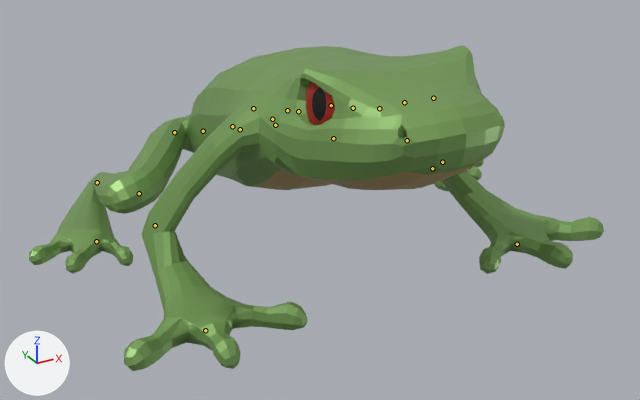
Two versions of the glTF model public/assets/jeep/animals/Frog.glb, one commit apart.
Rendered twice from a 50 mm lens placed at (-2.53, -4.77, 2.54), pointed at (-0.05, -0.26, 0.28). The lights are fixed; the arrows at lower left show +X, +Y and +Z. The first picture is the older version. Both versions are drawn at frame 28 of the action 'FrogArmature|Frog_Idle'; the numbers are the values there. The bones that change, and the others that lie on the model, are drawn over the model as lines.

In view in the first picture: 'Frog'.
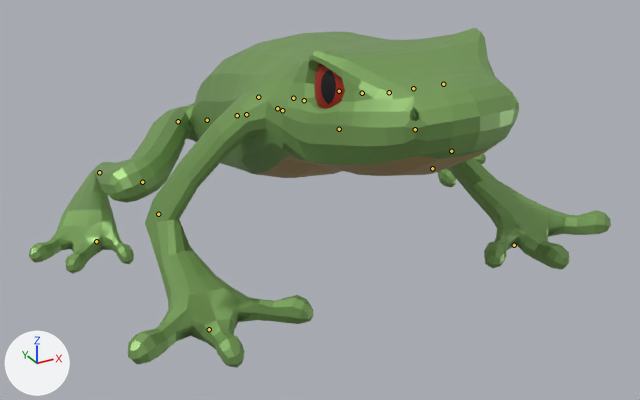
What differs and where, as boxes [x1, y1, x2, y2] in the pictures (640 x 400 px):
'Frog', posed: before [29, 45, 604, 371]; after [29, 28, 611, 368]
bone 'FrontFoot.L', root to tip: before (517, 244) to (518, 245); after (514, 245) to (515, 246)

Diff of the bpy script that builds the scene:
```diff
--- a/public/assets/jeep/animals/Frog.glb.py
+++ b/public/assets/jeep/animals/Frog.glb.py
@@ bone_body @@
 bone_body = bpy.data.objects['FrogArmature'].pose.bones['Body']  # child of 'root'
-bone_body.location = (0.0, -0.0011, -0.0009)
+bone_body.location = (0.0, 0.0, 0.0)
@@ bone_frontfoot_l @@
 bone_frontfoot_l = bpy.data.objects['FrogArmature'].pose.bones['FrontFoot.L']  # child of 'root'
-bone_frontfoot_l.location = (0.0003, 0.0, 0.0)
+bone_frontfoot_l.location = (0.0, 0.0, 0.0)
```
